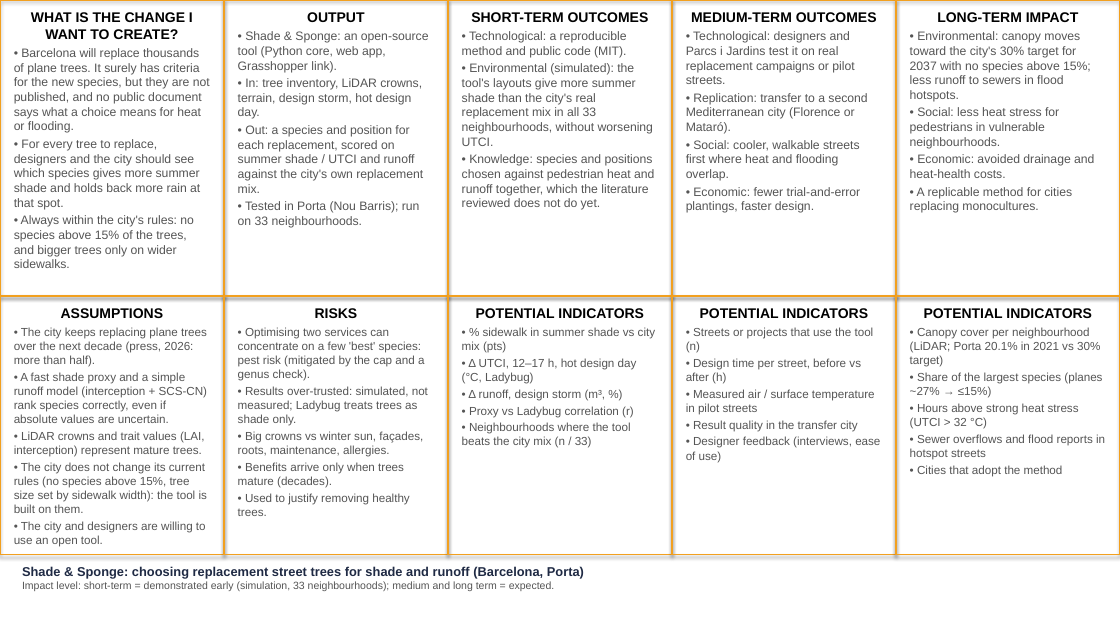
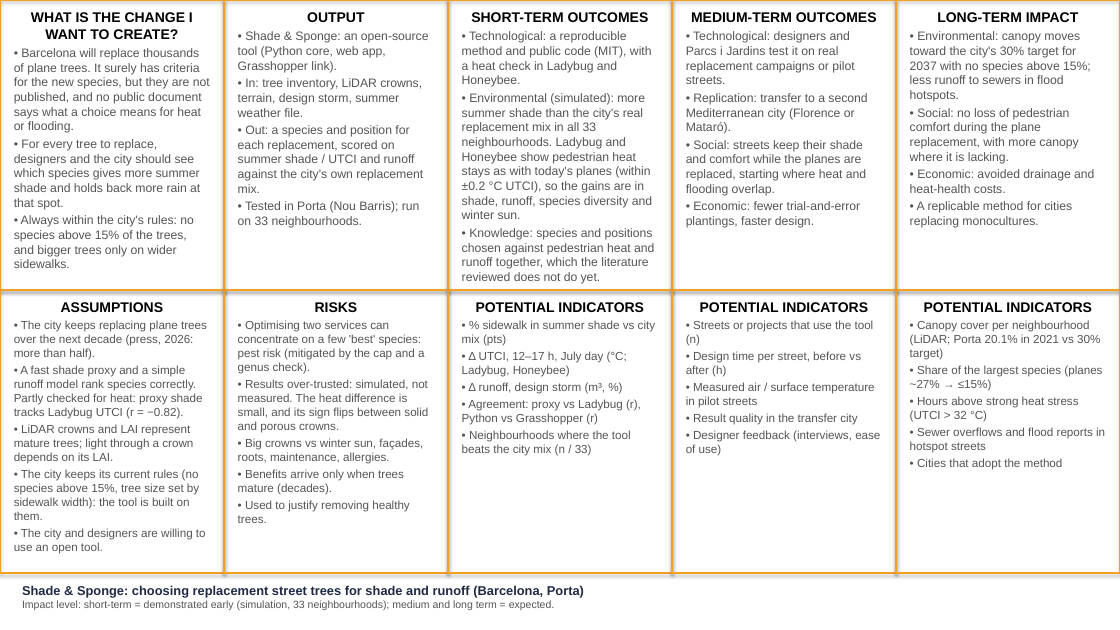
Before and after one commit to giofox96/shade-and-sponge, a slide deck: slide 1 of slides/rt_assignment2/RT_A2_theory_of_change.pptx. Drawn at 1120x630 pixels with LibreOffice and Linux fonts; fonts in the diff are those of the drawing. Boxes give left, top, right and bottom in pixels: in the first picture for what was removed or moved away, otherwise in the second. Text is boxed around its words. In the diff, an @@ line names an element or a change of style, - is before the commit and + after.

```diff
--- a/slides/rt_assignment2/RT_A2_theory_of_change.pptx
+++ b/slides/rt_assignment2/RT_A2_theory_of_change.pptx
@@ rectangle: place and size @@
-rectangle at <box>0,0,224,296</box>
+rectangle at <box>0,0,224,290</box>
@@ rectangle: place and size @@
-rectangle at <box>224,0,449,296</box>
+rectangle at <box>224,0,449,290</box>
@@ rectangle: place and size @@
-rectangle at <box>448,0,672,296</box>
+rectangle at <box>448,0,672,290</box>
@@ rectangle: place and size @@
-rectangle at <box>672,0,897,296</box>
+rectangle at <box>672,0,897,290</box>
@@ rectangle: place and size @@
-rectangle at <box>897,0,1120,296</box>
+rectangle at <box>897,0,1120,290</box>
@@ text at <box>462,31,652,219</box>: text changed @@
-• Technological: a reproducible method and public code (MIT).
-• Environmental (simulated): the tool's layouts give more summer shade than the city's real replacement mix in all 33 neighbourhoods, without worsening UTCI.
+• Technological: a reproducible method and public code (MIT), with a heat check in Ladybug and Honeybee.
+• Environmental (simulated): more summer shade than the city's real replacement mix in all 33 neighbourhoods. Ladybug and Honeybee show pedestrian heat stays as with today's planes (within ±0.2 °C UTCI), so the gains are in shade, runoff, species diversity and winter sun.
@@ text at <box>238,78,422,117</box>: text changed @@
-• In: tree inventory, LiDAR crowns, terrain, design storm, hot design day.
+• In: tree inventory, LiDAR crowns, terrain, design storm, summer weather file.
@@ text at <box>910,108,1078,164</box>: text changed @@
-• Social: less heat stress for pedestrians in vulnerable neighbourhoods.
+• Social: no loss of pedestrian comfort during the plane replacement, with more canopy where it is lacking.
@@ text at <box>686,140,866,196</box>: text changed @@
-• Social: cooler, walkable streets first where heat and flooding overlap.
+• Social: streets keep their shade and comfort while the planes are replaced, starting where heat and flooding overlap.
@@ rectangle: place and size @@
-rectangle at <box>0,296,224,555</box>
+rectangle at <box>0,290,224,574</box>
@@ rectangle: place and size @@
-rectangle at <box>224,296,449,555</box>
+rectangle at <box>224,290,449,574</box>
@@ rectangle: place and size @@
-rectangle at <box>448,296,672,555</box>
+rectangle at <box>448,290,672,574</box>
@@ rectangle: place and size @@
-rectangle at <box>672,296,897,555</box>
+rectangle at <box>672,290,897,574</box>
@@ text "POTENTIAL INDICATORS": place and size @@
-text "POTENTIAL INDICATORS" at <box>686,308,880,462</box>
+text "POTENTIAL INDICATORS" at <box>686,302,880,455</box>
@@ rectangle: place and size @@
-rectangle at <box>897,296,1120,555</box>
+rectangle at <box>897,290,1120,574</box>
@@ text "POTENTIAL INDICATORS": place and size @@
-text "POTENTIAL INDICATORS" at <box>910,308,1105,476</box>
+text "POTENTIAL INDICATORS" at <box>910,302,1105,470</box>
@@ text at <box>462,351,627,377</box>: text changed @@
-• Δ UTCI, 12–17 h, hot design day (°C, Ladybug)
+• Δ UTCI, 12–17 h, July day (°C; Ladybug, Honeybee)
@@ text at <box>14,365,203,520</box>: text changed @@
-• A fast shade proxy and a simple runoff model (interception + SCS-CN) rank species correctly, even if absolute values are uncertain.
-• LiDAR crowns and trait values (LAI, interception) represent mature trees.
-• The city does not change its current rules (no species above 15%, tree size set by sidewalk width): the tool is built on them.
+• A fast shade proxy and a simple runoff model rank species correctly. Partly checked for heat: proxy shade tracks Ladybug UTCI (r = −0.82).
+• LiDAR crowns and LAI represent mature trees; light through a crown depends on its LAI.
+• The city keeps its current rules (no species above 15%, tree size set by sidewalk width): the tool is built on them.
@@ text at <box>238,379,428,433</box>: text changed @@
-• Results over-trusted: simulated, not measured; Ladybug treats trees as shade only.
+• Results over-trusted: simulated, not measured. The heat difference is small, and its sign flips between solid and porous crowns.
@@ text at <box>462,399,641,425</box>: text changed @@
-• Proxy vs Ladybug correlation (r)
+• Agreement: proxy vs Ladybug (r), Python vs Grasshopper (r)
@@ text "Shade & Sponge: choosing replacement ...": place and size @@
-text "Shade & Sponge: choosing replacement ..." at <box>22,566,584,591</box>
+text "Shade & Sponge: choosing replacement ..." at <box>22,585,584,610</box>
```
Also in this commit, not shown: 2 other files.
